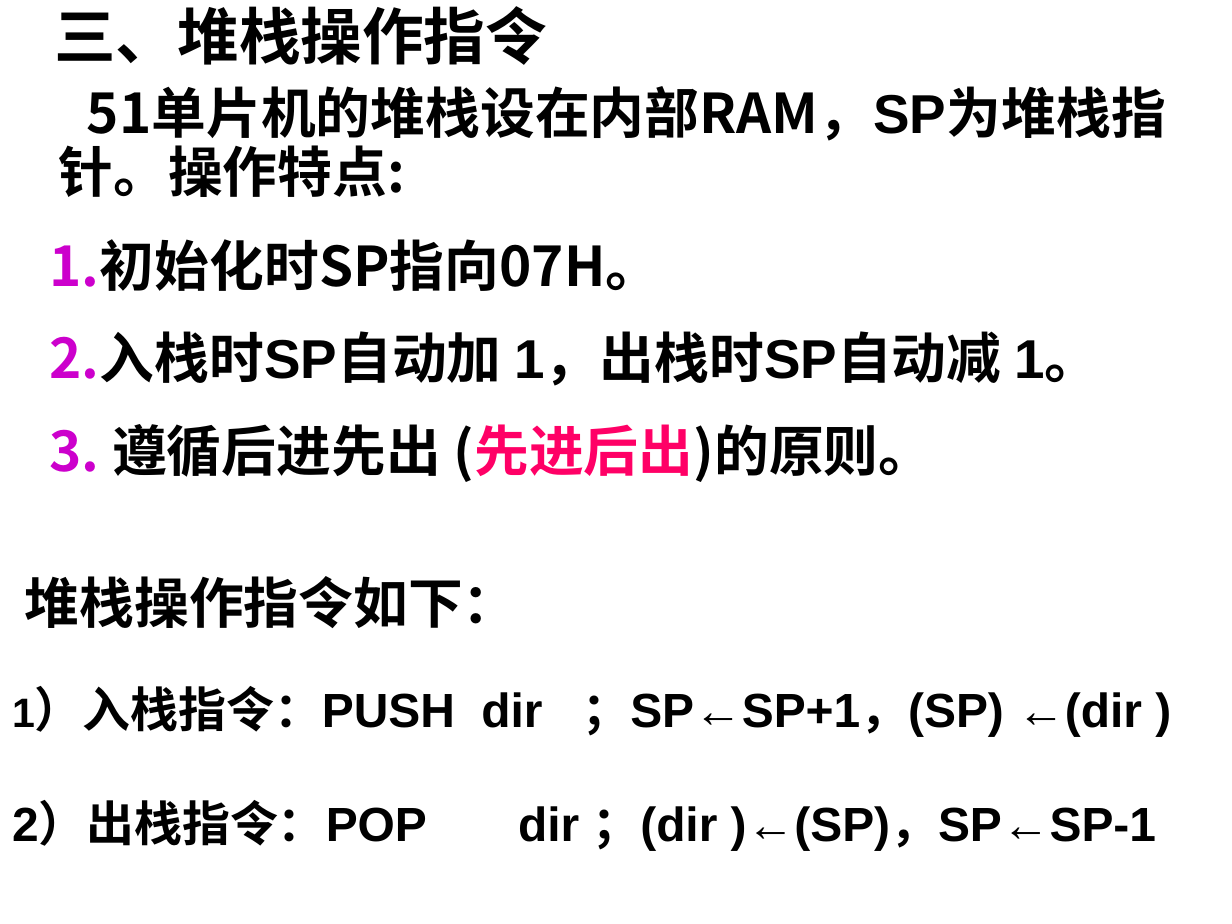
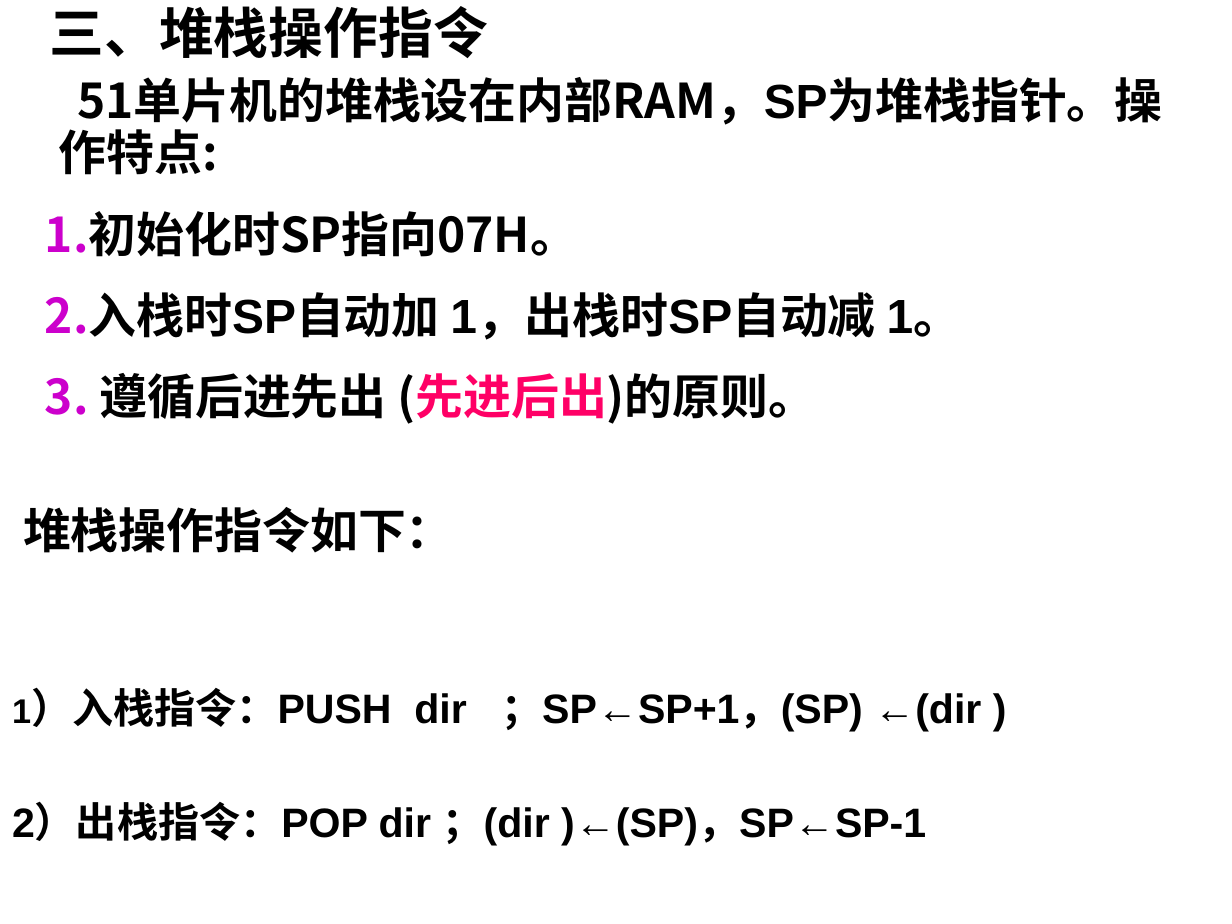
Before and after one commit to ZJWang9928/Own-Notes, a slide deck: slide 22 of 单片机课件/第2章+单片机指令系统-1.ppt. Drawn at 1232x924 pixels with LibreOffice and Linux fonts; fonts in the diff are those of the drawing. Boxes give left, top, right and bottom in pixels: in the first picture for what was removed or moved away, otherwise in the second. Text is boxed around its words. In the diff, an @@ line names an element or a change of style, - is before the commit and + after.

```diff
--- a/单片机课件/第2章+单片机指令系统-1.ppt
+++ b/单片机课件/第2章+单片机指令系统-1.ppt
@@ text "三、堆栈操作指令" at (23,6,1162,553): size 36 to 32 pt in "三、堆栈操作指令"; size 32 to 28 pt; less space between paragraphs @@
@@ text "1）入栈指令：PUSH dir ；SP←SP+1，(SP) ←(dir )" at (12,687,981,732): size 24 to 20 pt in "1）入栈指令：PUSH"; size 28 to 24 pt @@
@@ text "2）出栈指令：POP dir ；(dir )←(SP)，SP←SP-1" at (12,805,926,846): size 28 to 24 pt @@
```
Also in this commit, not shown: 19 other slides changed, 17 other files.
